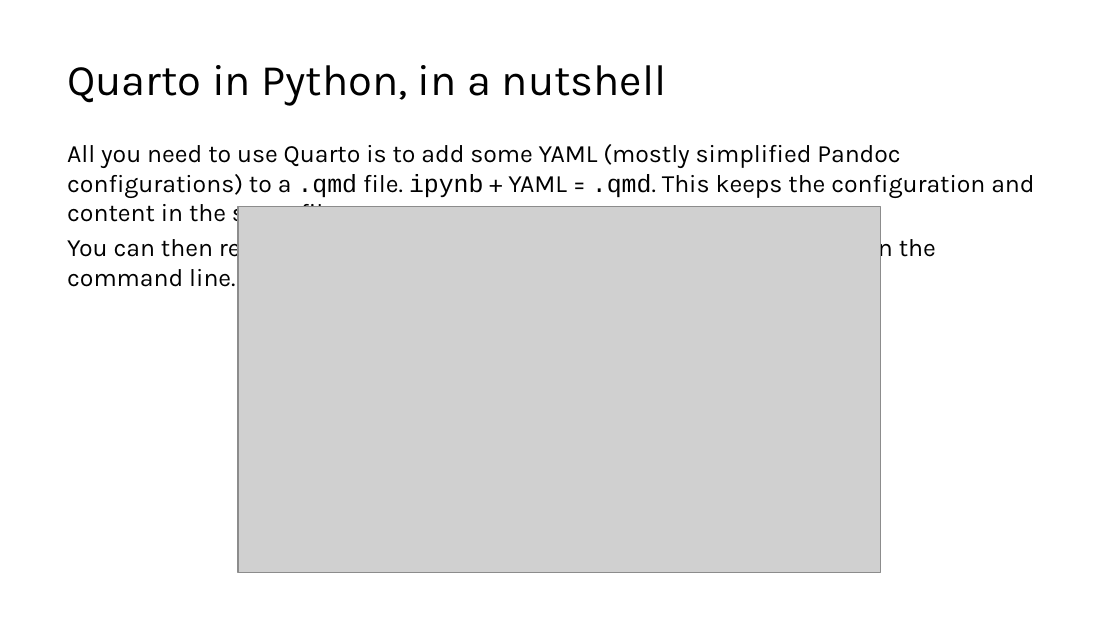
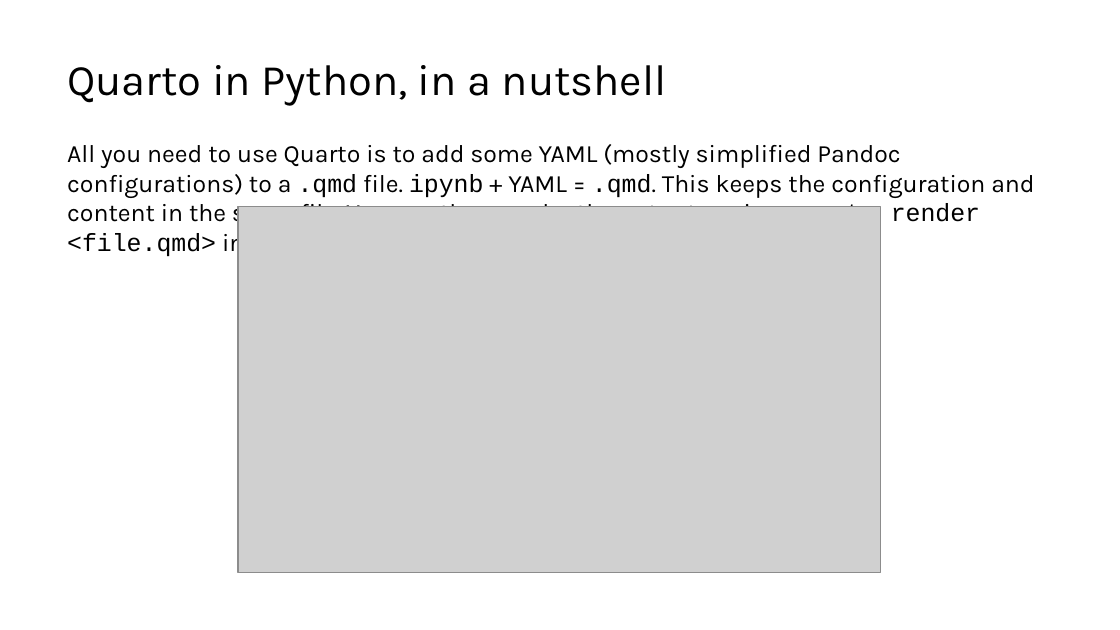
Before and after one commit to lucas-a-meyer/using-quarto, a slide deck: slide 9 of docs/presentation-orig.pptx. Drawn at 1120x630 pixels with LibreOffice and Linux fonts; fonts in the diff are those of the drawing; grey boxes stand for pictures. Boxes give left, top, right and bottom in pixels: in the first picture for what was removed or moved away, otherwise in the second. Text is boxed around its words. In the diff, an @@ line names an element or a change of style, - is before the commit and + after.

```diff
--- a/docs/presentation-orig.pptx
+++ b/docs/presentation-orig.pptx
@@ text at [67, 144, 1034, 257]: text changed @@
-All you need to use Quarto is to add some YAML (mostly simplified Pandoc configurations) to a .qmd file. ipynb + YAML = .qmd. This keeps the configuration and content in the same file.
-You can then render the outputs using quarto render <file.qmd> in the command line.
+All you need to use Quarto is to add some YAML (mostly simplified Pandoc configurations) to a .qmd file. ipynb + YAML = .qmd. This keeps the configuration and content in the same file. You can then render the outputs using quarto render <file.qmd> in the command line.
```
Also in this commit, not shown: 2 other slides changed, 10 other files.
